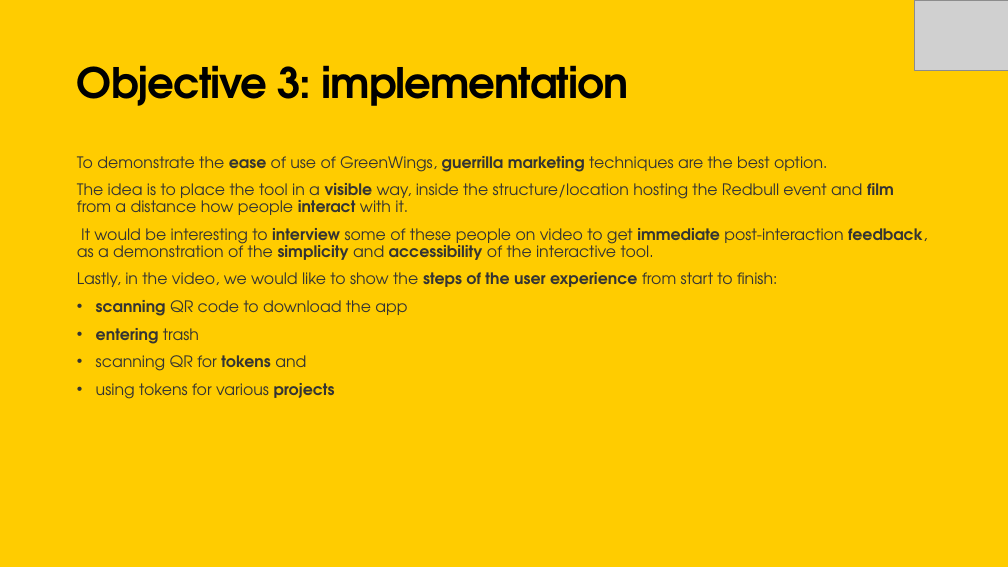
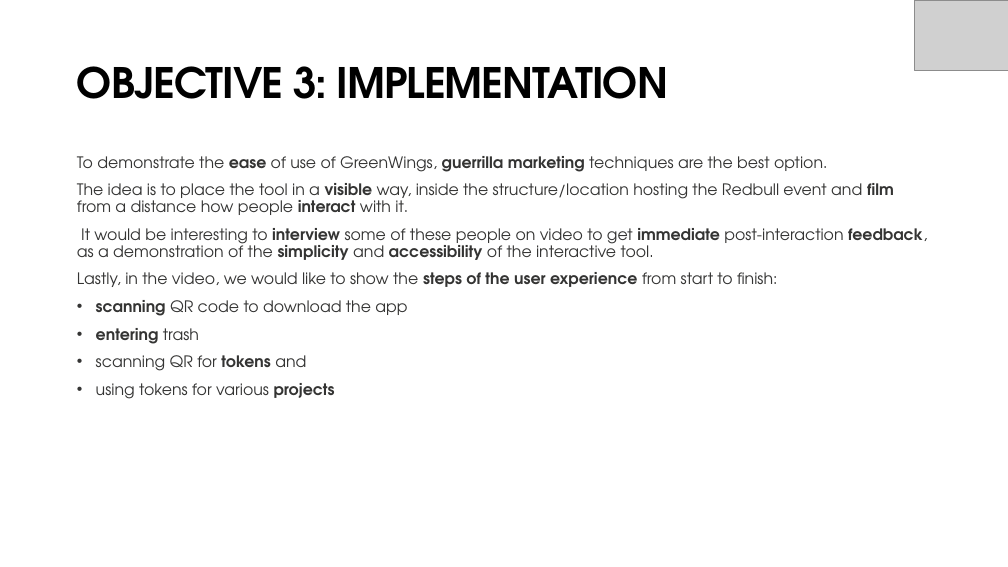
Before and after one commit to Annanardo/REDBULL---Wings-for-Sustainability, a slide deck: slide 13 of WingsforSustainability.pptx. Drawn at 1008x567 pixels with LibreOffice and Linux fonts; fonts in the diff are those of the drawing; grey boxes stand for pictures. Boxes give left, top, right and bottom in pixels: in the first picture for what was removed or moved away, otherwise in the second. Text is boxed around its words. In the diff, an @@ line names an element or a change of style, - is before the commit and + after.

```diff
--- a/WingsforSustainability.pptx
+++ b/WingsforSustainability.pptx
@@ background #FFCC00 to #FFFFFF @@
@@ title at (x1=77, y1=66, x2=668, y2=99): text changed @@
-Objective 3: implementation
+OBJECTIVE 3: IMPLEMENTATION
```
Also in this commit, not shown: 22 other slides changed.
